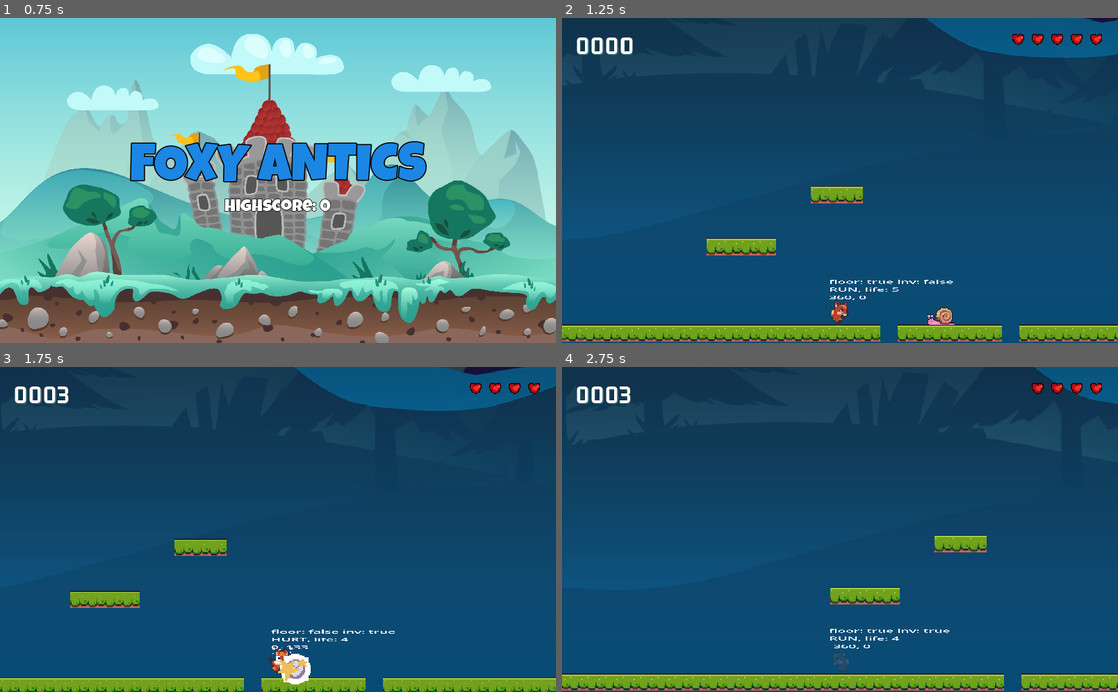
Above: before the commit, frames 1-4 (two rows, left to right).
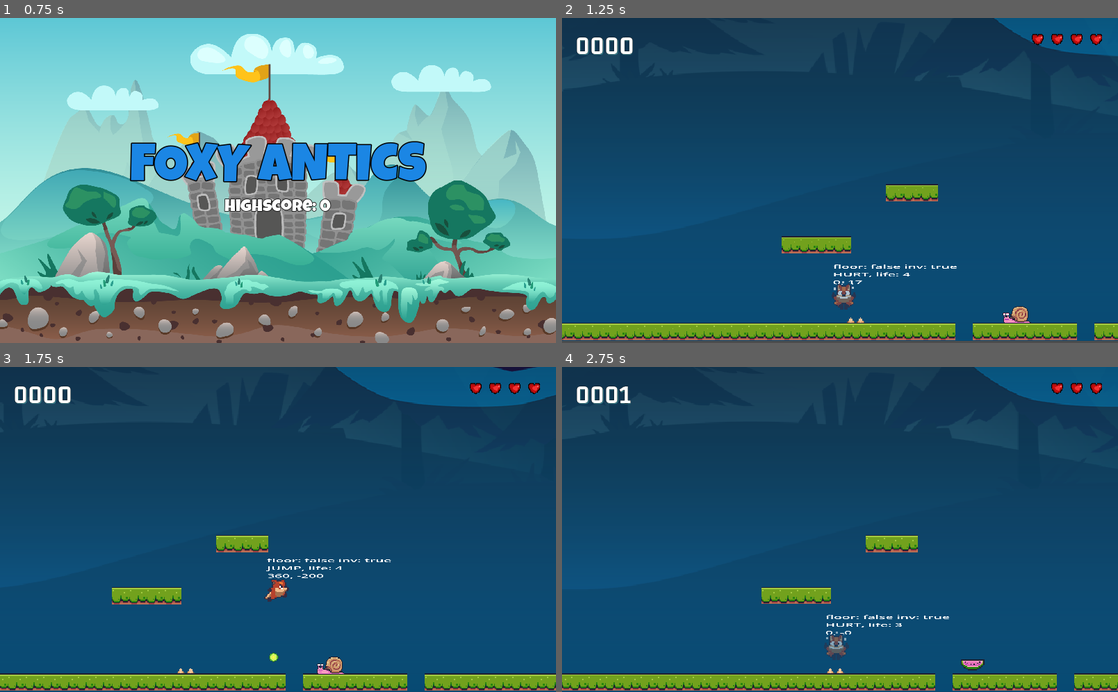
Above: after the commit, the same moments.

Repository: bluewind109/Foxy-Antics
Game: Godot game, scene res://main/main.tscn
Same seed, same stepped clock (60 frames per second), same inputs: the game is played once before the commit and once after it.
Inputs:
- Up to frame 1 (0.75 s): tap Enter at 0.5 s; hold Right (right) from 0.53 s (still down); tap Ctrl (shoot) at 0.6 s
- Up to frame 2 (1.25 s): keep holding Right (right); tap Space (jump) at 0.77 s
- Up to frame 3 (1.75 s): keep holding Right (right); tap Ctrl (shoot) at 1.35 s; tap Space (jump) at 1.52 s
- Up to frame 4 (2.75 s): release Right (right) at 2.03 s; hold Left (left) from 2.03 s (still down); tap Ctrl (shoot) at 2.1 s

Frame 1 is identical in both runs. In frame 2, 8.9% of the frame differs, in the area x 0-100%, y 0-100%; in frame 3, 8.8%; in frame 4, 5.6%.

Commit message:
Make player retake damage when still colliding with hostile objects

Diff:
--- a/ball_spikes/ball_spikes.tscn
+++ b/ball_spikes/ball_spikes.tscn
@@ -27,7 +27,7 @@
 "spin": SubResource("Animation_t5uob")
 }
 
-[node name="BallSpikes" type="PathFollow2D"]
+[node name="BallSpikes" type="PathFollow2D" groups=["danger"]]
 script = ExtResource("1_h8tqr")
 
 [node name="HitBox" type="Area2D" parent="."]
--- a/boss/boss.tscn
+++ b/boss/boss.tscn
@@ -266,7 +266,7 @@
 transitions = ["Start", "initial_position", SubResource("AnimationNodeStateMachineTransition_6mxva"), "initial_position …(524 unchanged characters)…
 graph_offset = Vector2(-26, -116)
 
-[node name="Boss" type="Node2D"]
+[node name="Boss" type="Node2D" groups=["danger"]]
 script = ExtResource("1_lw2jc")
 
 [node name="Visual" type="Node2D" parent="."]
--- a/enemy/enemy_base/enemy_base.tscn
+++ b/enemy/enemy_base/enemy_base.tscn
@@ -2,7 +2,7 @@
 
 [ext_resource type="Script" path="res://enemy/enemy_base/enemy_base.gd" id="1_y1f7r"]
 
-[node name="EnemyBase" type="CharacterBody2D"]
+[node name="EnemyBase" type="CharacterBody2D" groups=["danger"]]
 collision_layer = 0
 script = ExtResource("1_y1f7r")
 
--- a/floor_spikes/floor_spikes.tscn
+++ b/floor_spikes/floor_spikes.tscn
@@ -5,7 +5,7 @@
 [sub_resource type="RectangleShape2D" id="RectangleShape2D_o2ee1"]
 size = Vector2(14, 7)
 
-[node name="FloorSpikes" type="Area2D"]
+[node name="FloorSpikes" type="Area2D" groups=["danger"]]
 z_index = -1
 collision_layer = 4
 collision_mask = 0
--- a/level_base/levels/level_1.tscn
+++ b/level_base/levels/level_1.tscn
@@ -1,7 +1,8 @@
-[gd_scene load_steps=3 format=3 uid="uid://bwu0pmytnwqqy"]
+[gd_scene load_steps=4 format=3 uid="uid://bwu0pmytnwqqy"]
 
 [ext_resource type="PackedScene" uid="uid://cqoeu7pr1xvmm" path="res://level_base/level_base.tscn" id="1_ph5l2"]
 [ext_resource type="PackedScene" uid="uid://b587jxlxycvr8" path="res://enemy/snail/snail.tscn" id="2_ra57r"]
+[ext_resource type="PackedScene" uid="uid://cs6geqpjakirk" path="res://floor_spikes/floor_spikes.tscn" id="3_0hfu4"]
 
 [node name="Level1" instance=ExtResource("1_ph5l2")]
 
@@ -10,3 +11,6 @@
 
 [node name="Snail" parent="." index="10" instance=ExtResource("2_ra57r")]
 position = Vector2(274, -27)
+
+[node name="FloorSpikes" parent="." index="11" instance=ExtResource("3_0hfu4")]
+position = Vector2(116, -13)
--- a/player/player.gd
+++ b/player/player.gd
@@ -11,6 +11,7 @@
 @onready var invincible_timer = $InvincibleTimer
 @onready var sound_damage = $SoundDamage
 @onready var hurt_timer = $HurtTimer
+@onready var hit_box = $HitBox
 
 const GRAVITY: float = 1000.0
 const RUN_SPEED: float = 360.0
@@ -158,6 +159,14 @@
 	SoundManager.play_clip(sound_damage, SoundManager.SOUND_DAMAGE)
 
 
+func retake_damage() -> void:
+	for area in hit_box.get_overlapping_areas():
+		if (area.is_in_group("danger") == true):
+			apply_hit()
+			break
+	return
+
+
 func _on_hit_box_area_entered(_area):
 	apply_hit()
 
@@ -165,6 +174,7 @@
 func _on_invincible_timer_timeout():
 	_invincible = false
 	animation_player_invincible.stop()
+	retake_damage()
 
 
 func _on_hurt_timer_timeout():
